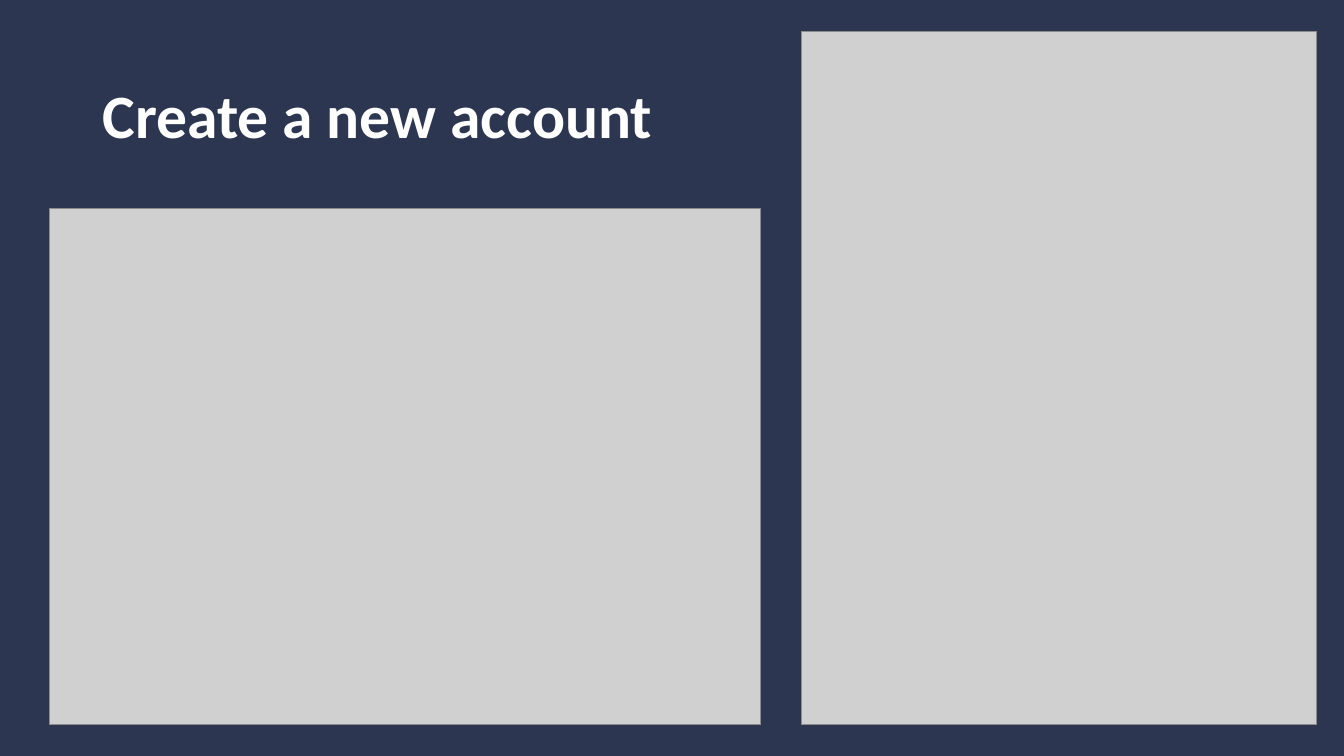
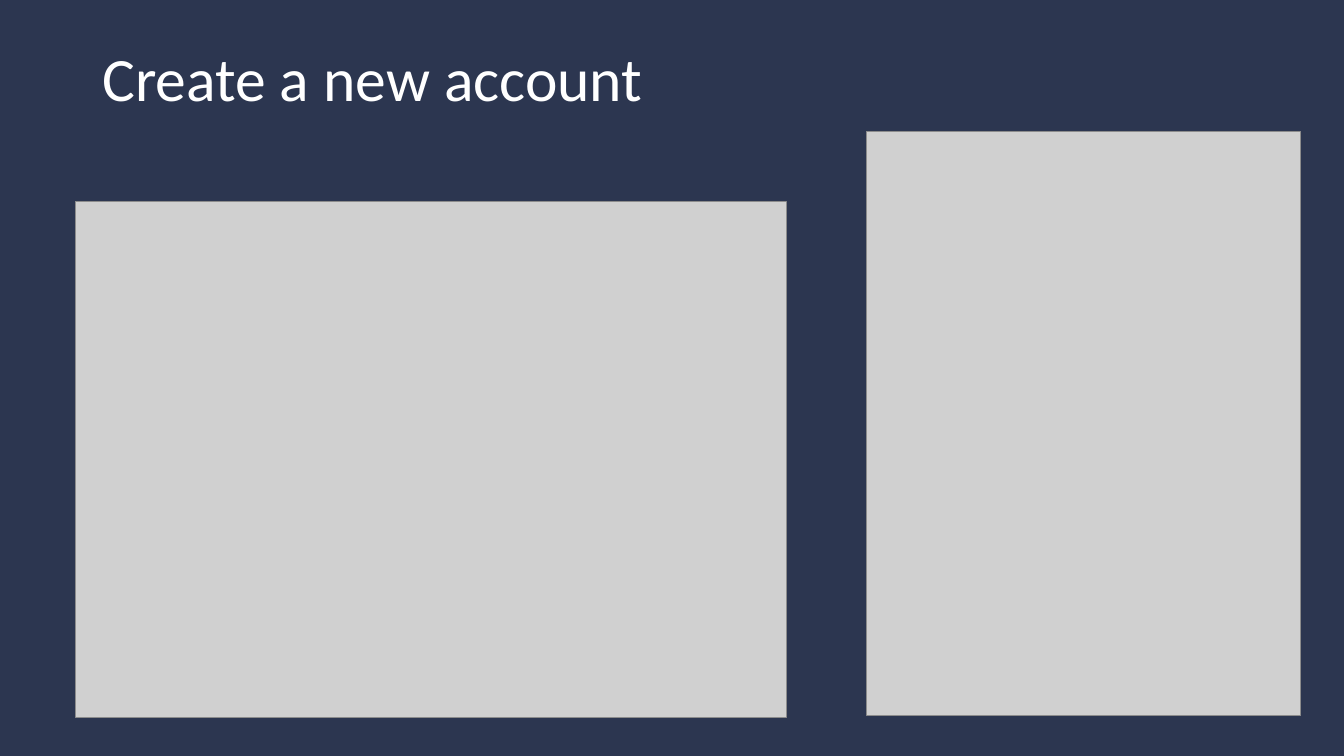
Before and after one commit to Yoselita/introduction-to-Git, a slide deck: slide 2 of supporting_material/remote_VCS_presentation.pptx. Drawn at 1344x756 pixels with LibreOffice and Linux fonts; fonts in the diff are those of the drawing; grey boxes stand for pictures; background and template pictures are left out. Boxes give left, top, right and bottom in pixels: in the first picture for what was removed or moved away, otherwise in the second. Text is boxed around its words. In the diff, an @@ line names an element or a change of style, - is before the commit and + after.

```diff
--- a/supporting_material/remote_VCS_presentation.pptx
+++ b/supporting_material/remote_VCS_presentation.pptx
@@ text "Create a new account": place and size @@
-text "Create a new account" at (102, 97, 652, 139)
+text "Create a new account" at (102, 61, 642, 102)
@@ text "Create a new account" at (102, 61, 642, 102): bold off @@
@@ picture: place and size @@
-picture at (803, 31, 1317, 725)
+picture at (867, 131, 1301, 716)
@@ picture: place and size @@
-picture at (50, 209, 761, 725)
+picture at (76, 202, 786, 718)
```
Also in this commit, not shown: 5 other slides changed, 1 slide removed, 3 other files.
